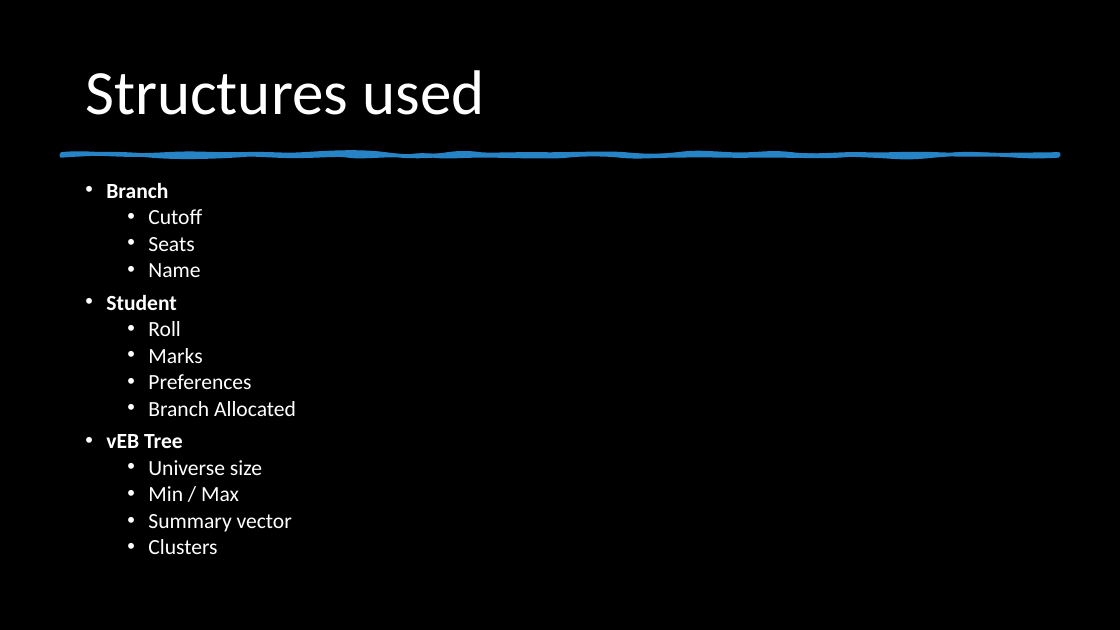
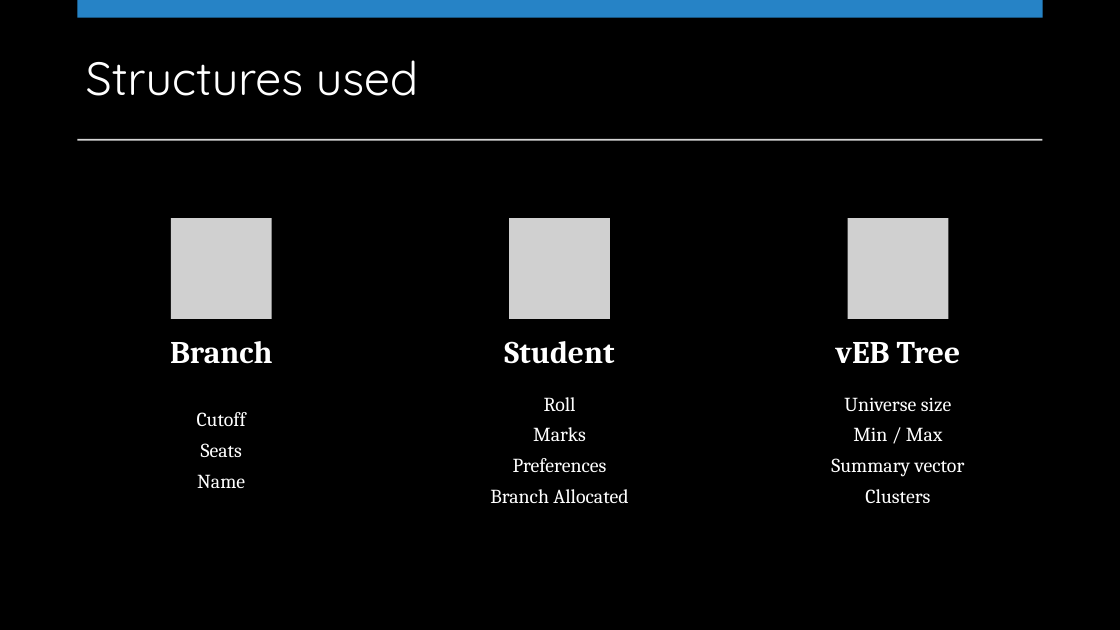
Before and after one commit to drdholu/van-Emde-Boas, a slide deck: slide 15 of vEB Allocation Framework.pptx. Drawn at 1120x630 pixels with LibreOffice and Linux fonts; fonts in the diff are those of the drawing; grey boxes stand for pictures. Boxes give left, top, right and bottom in pixels: in the first picture for what was removed or moved away, otherwise in the second. Text is boxed around its words. In the diff, an @@ line names an element or a change of style, - is before the commit and + after.

```diff
--- a/vEB Allocation Framework.pptx
+++ b/vEB Allocation Framework.pptx
@@ rectangle added at [77,0,1043,18], fill #2683C6 @@
@@ title "Structures used" at [86,60,418,96]: size 54 to 40 pt, font Calibri to Quicksand @@
@@ rectangle added at [77,139,1043,140], fill #D5D5D5 @@
@@ freeform shape removed at [61,154,1059,155] @@
@@ text removed at [106,183,296,554] @@
-• Branch
-  • Cutoff
-  • Seats
-  • Name
-• Student
-  • Roll
-  • Marks
-  • Preferences
-  • Branch Allocated
-• vEB Tree
-  • Universe size
-  • Min / Max
-  • Summary vector
-  • Clusters
@@ group added at [170,218,965,504]: 6 texts, 3 pictures @@
+Branch
+Cutoff
+Seats
+Name
+Student
+Roll
+Marks
+Preferences
+Branch Allocated
+vEB Tree
+Universe size
+Min / Max
+Summary vector
+Clusters
```
Also in this commit, not shown: 14 other slides changed.
